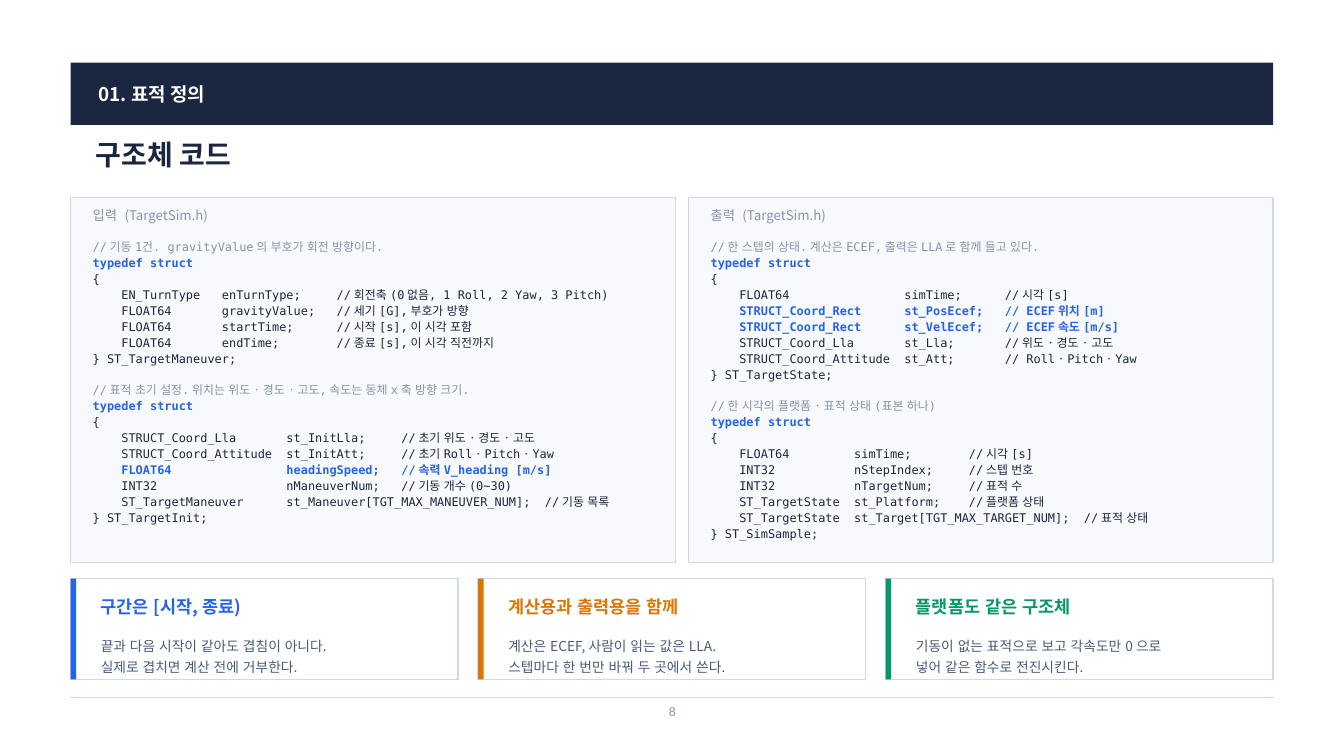
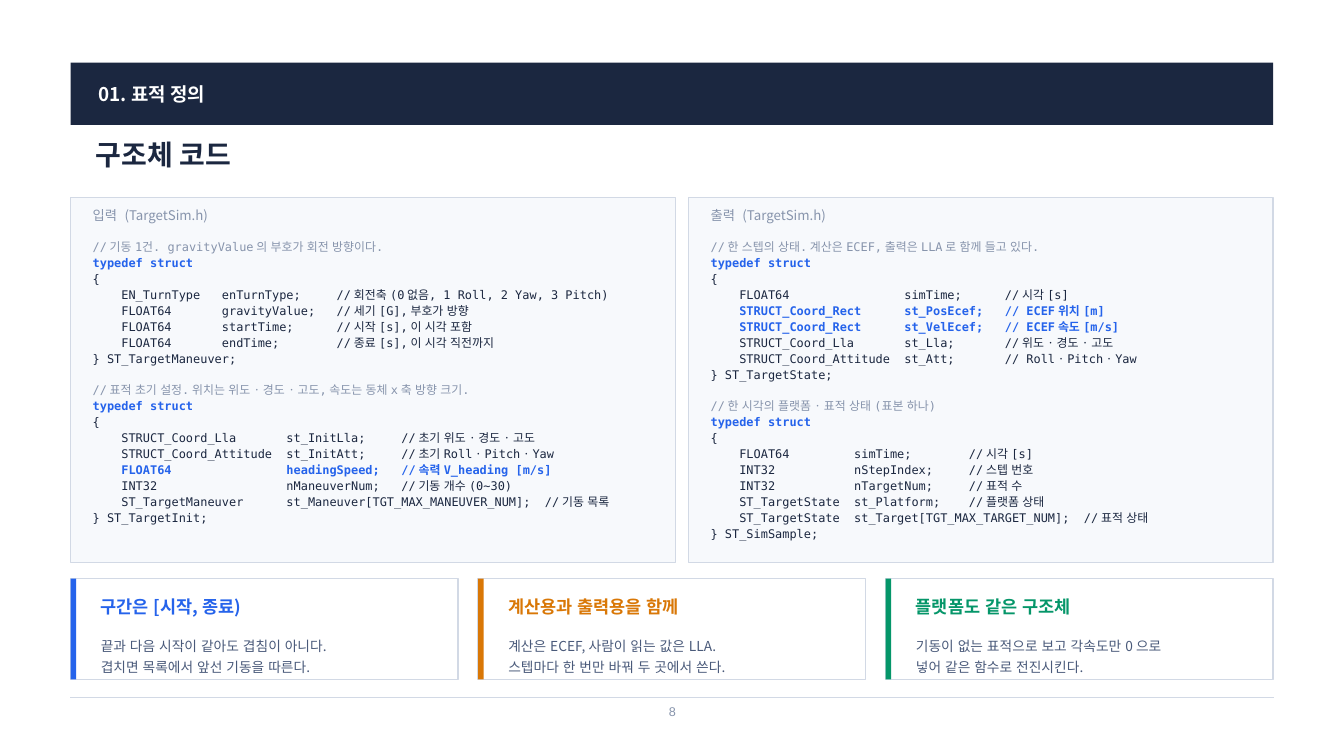
Before and after one commit to harley-hwan/radar-sw-study, a slide deck: slide 8 of Part3_TargetSim/ref/산출물/Chapter3_TargetSim.pptx. Drawn at 1344x756 pixels with LibreOffice and Linux fonts; fonts in the diff are those of the drawing. Boxes give left, top, right and bottom in pixels: in the first picture for what was removed or moved away, otherwise in the second. Text is boxed around its words. In the diff, an @@ line names an element or a change of style, - is before the commit and + after.

```diff
--- a/Part3_TargetSim/ref/산출물/Chapter3_TargetSim.pptx
+++ b/Part3_TargetSim/ref/산출물/Chapter3_TargetSim.pptx
@@ text at (x1=101, y1=660, x2=310, y2=673): text changed @@
-실제로 겹치면 계산 전에 거부한다.
+겹치면 목록에서 앞선 기동을 따른다.
```
Also in this commit, not shown: 5 other slides changed, 1 other file.
